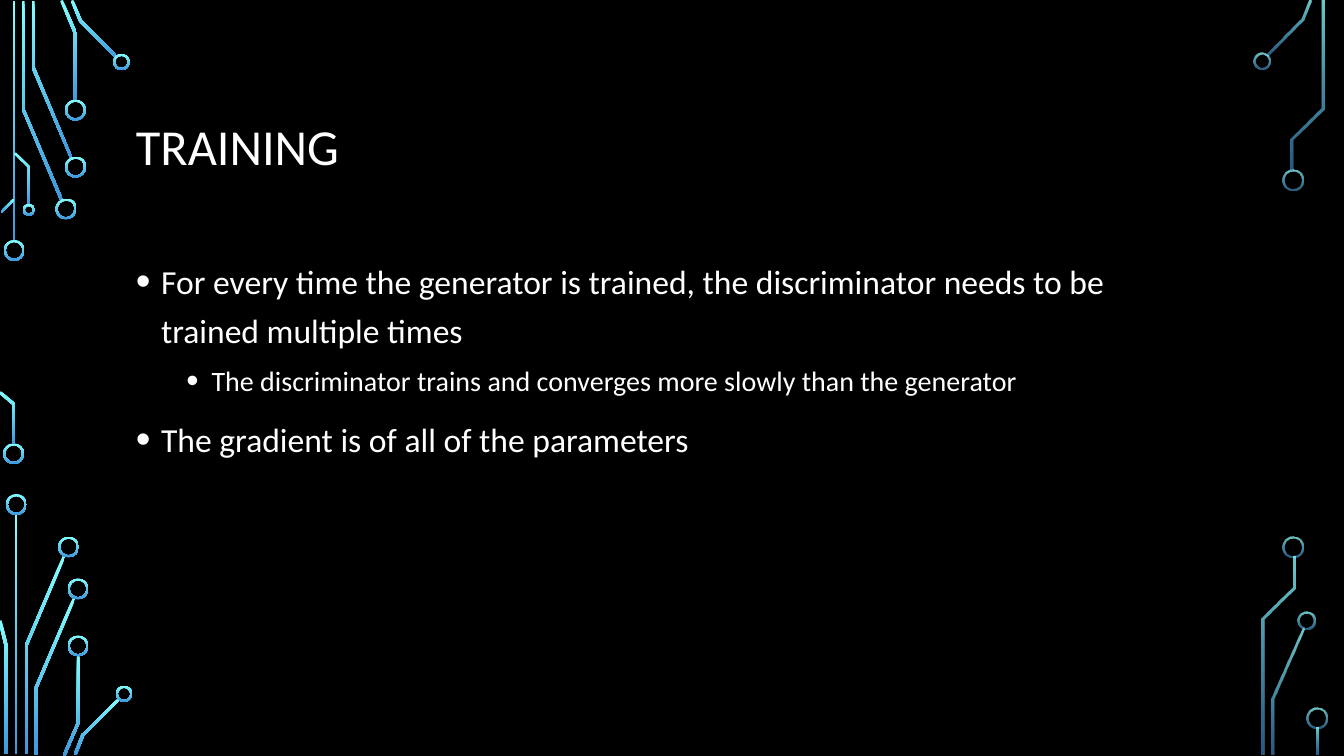
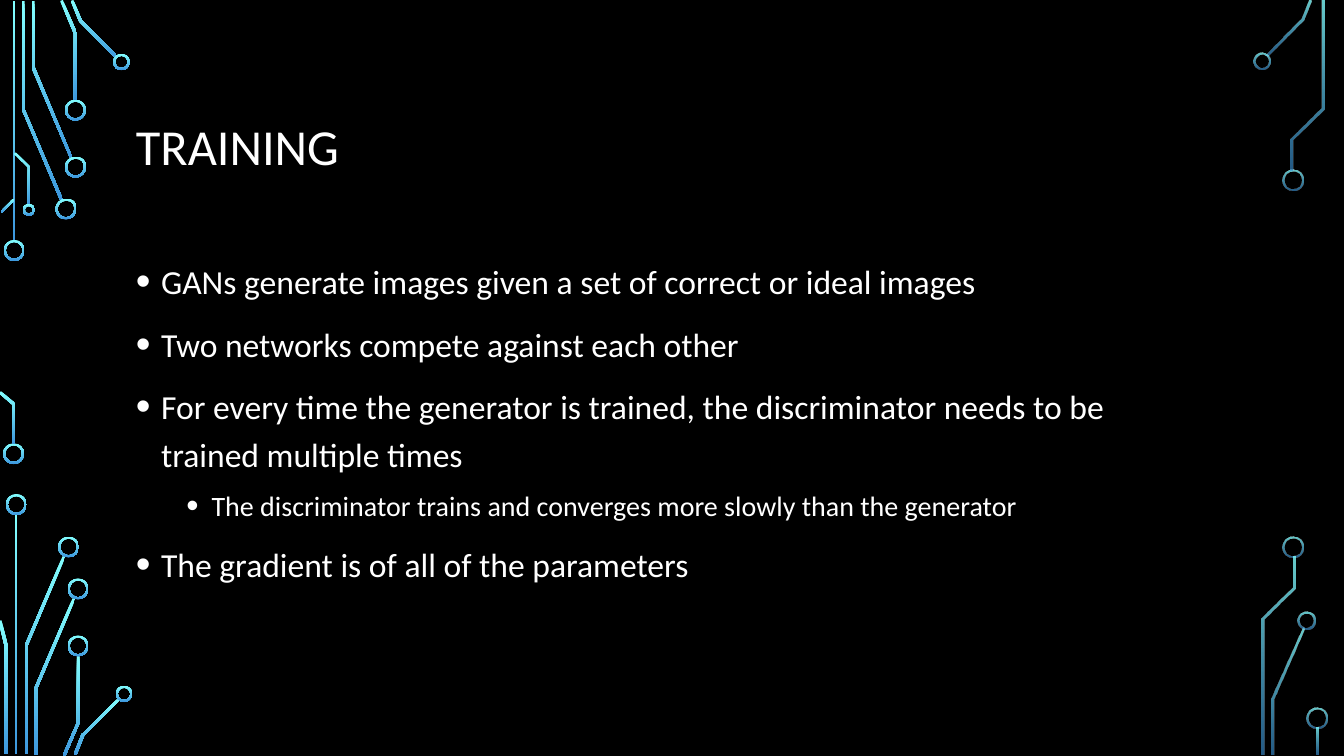
Before and after one commit to tinzh/machine-learning-tone-generation, a slide deck: slide 8 of firstPresentationWithDigitalFlowchart.pptx (slide 7 before the commit). Drawn at 1344x756 pixels with LibreOffice and Linux fonts; fonts in the diff are those of the drawing; background and template pictures are left out. Boxes give left, top, right and bottom in pixels: in the first picture for what was removed or moved away, otherwise in the second. Text is boxed around its words. In the diff, an @@ line names an element or a change of style, - is before the commit and + after.

```diff
--- a/firstPresentationWithDigitalFlowchart.pptx
+++ b/firstPresentationWithDigitalFlowchart.pptx
@@ text at bbox=[161, 270, 975, 363]: paragraphs added @@
+• GANs generate images given a set of correct or ideal images
+• Two networks compete against each other
```
Also in this commit, not shown: 1 other slide changed, 1 slide added.
